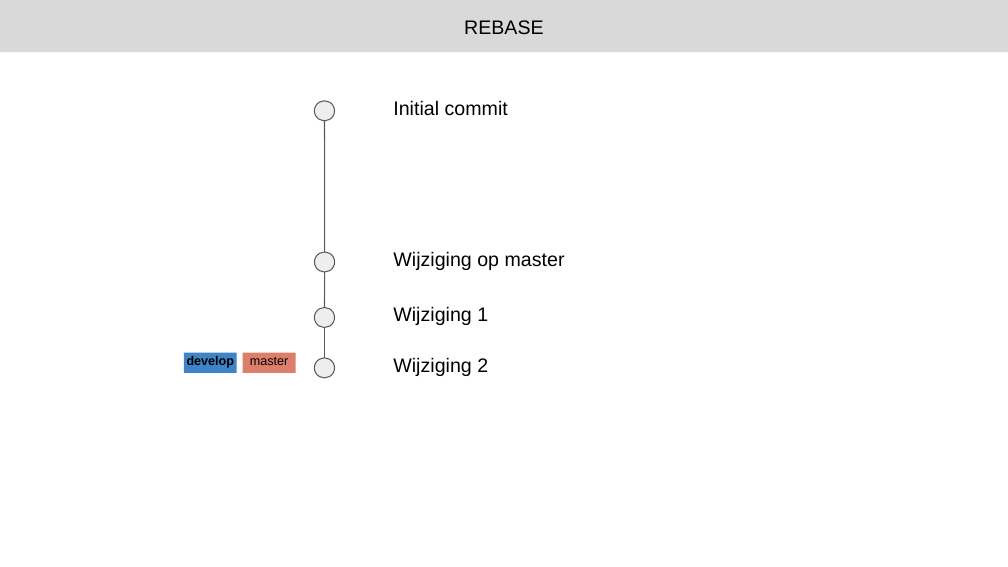
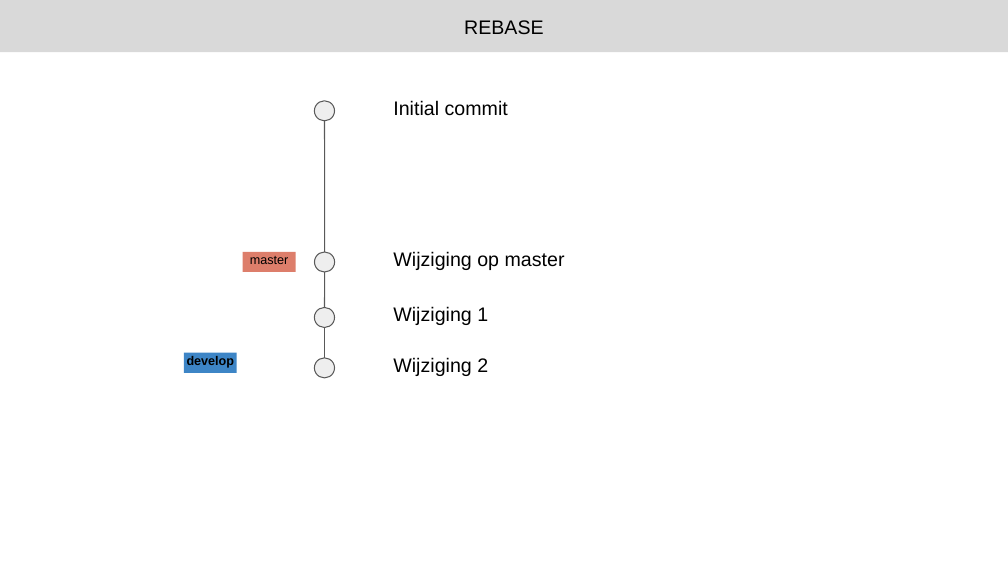
Before and after one commit to Lveekhout/juniorsoftwareengineer, a slide deck: slide 9 of git-workshop-opdracht-rebase.pptx. Drawn at 1008x567 pixels with LibreOffice and Linux fonts; fonts in the diff are those of the drawing. Boxes give left, top, right and bottom in pixels: in the first picture for what was removed or moved away, otherwise in the second. Text is boxed around its words. In the diff, an @@ line names an element or a change of style, - is before the commit and + after.

```diff
--- a/git-workshop-opdracht-rebase.pptx
+++ b/git-workshop-opdracht-rebase.pptx
@@ rectangle "master": place and size @@
-rectangle "master" at [243, 353, 295, 373]
+rectangle "master" at [243, 252, 295, 272]
```
Also in this commit, not shown: 1 slide added, 3 other files.
